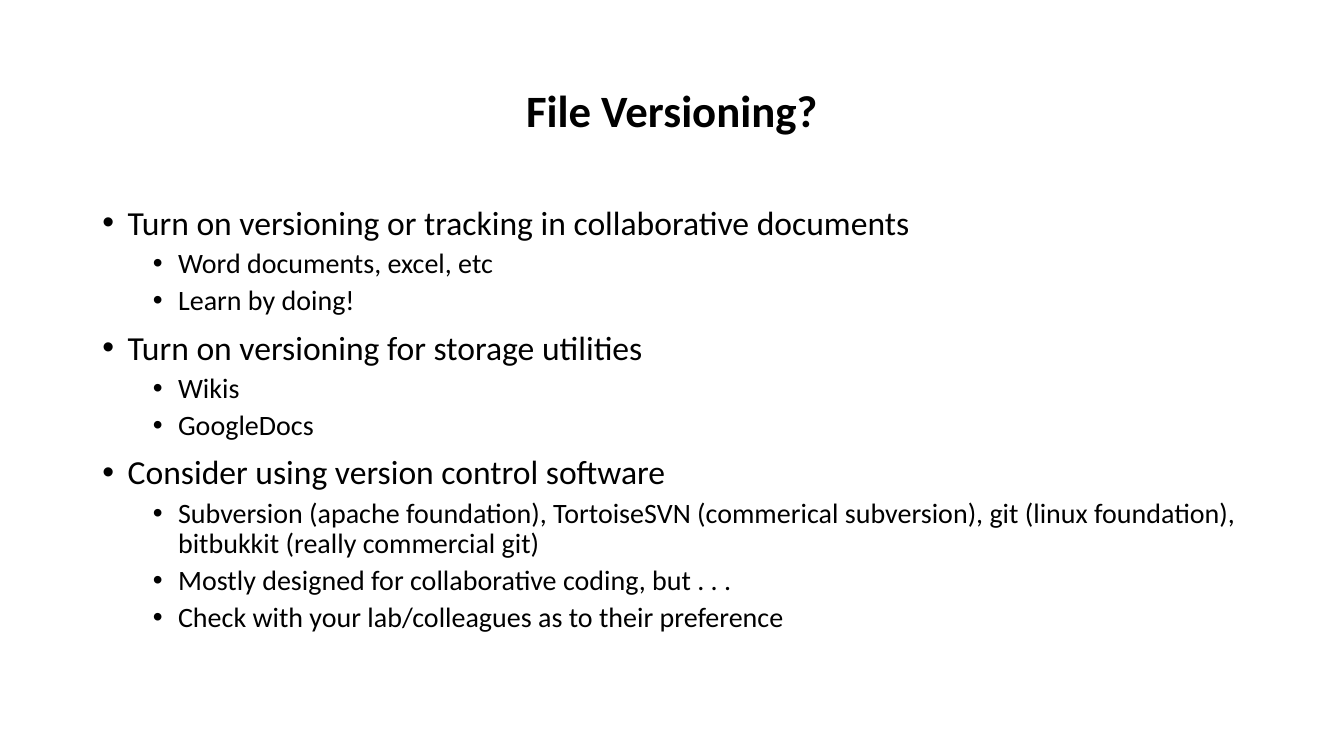
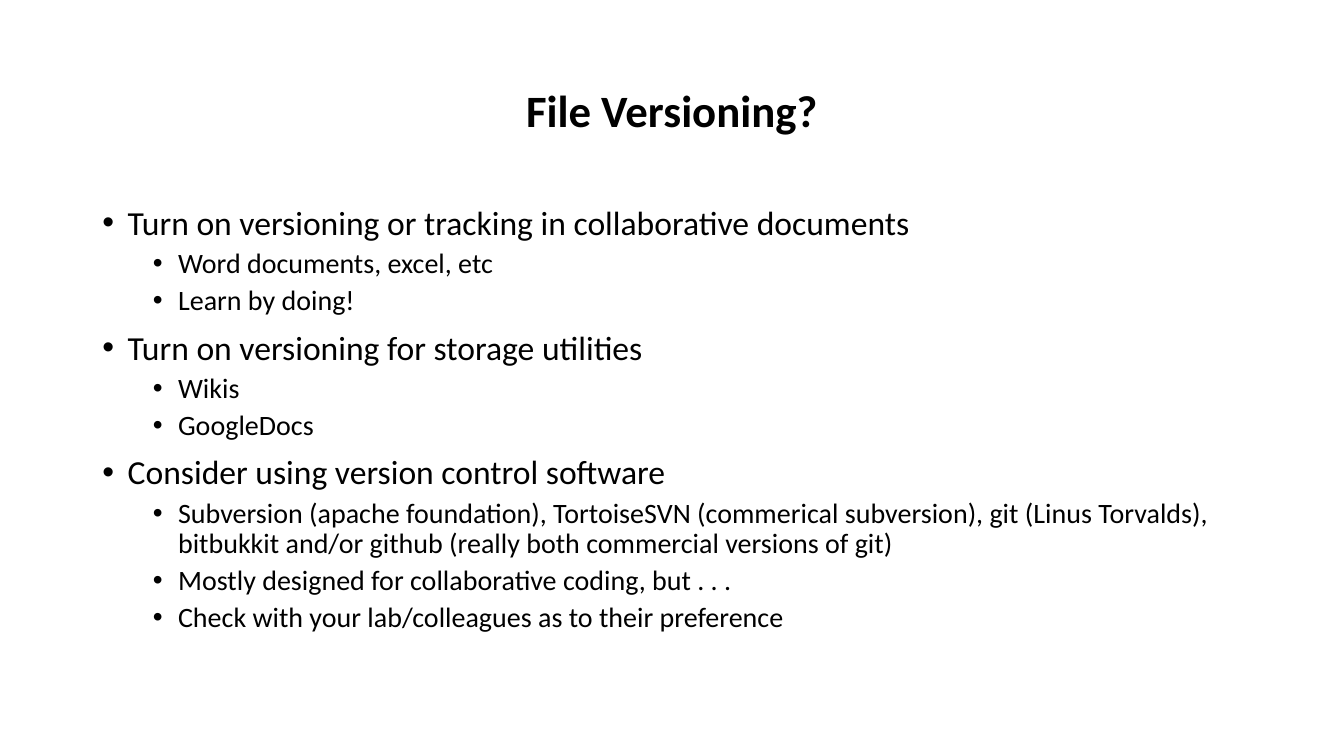
Before and after one commit to tibbben/teaching.data.literacy, a slide deck: slide 29 of UM_DataManagementClass/Lessons/04/04_FirstMeeting.pptx. Drawn at 1344x756 pixels with LibreOffice and Linux fonts; fonts in the diff are those of the drawing. Boxes give left, top, right and bottom in pixels: in the first picture for what was removed or moved away, otherwise in the second. Text is boxed around its words. In the diff, an @@ line names an element or a change of style, - is before the commit and + after.

```diff
--- a/UM_DataManagementClass/Lessons/04/04_FirstMeeting.pptx
+++ b/UM_DataManagementClass/Lessons/04/04_FirstMeeting.pptx
@@ text at (178, 502, 1207, 558): text changed @@
-  • Subversion (apache foundation), TortoiseSVN (commerical subversion), git (linux foundation), bitbukkit (really commercial git)
+  • Subversion (apache foundation), TortoiseSVN (commerical subversion), git (Linus Torvalds), bitbukkit and/or github (really both commercial versions of git)
```
Also in this commit, not shown: 6 other slides changed, 1 slide added, 1 other file.
